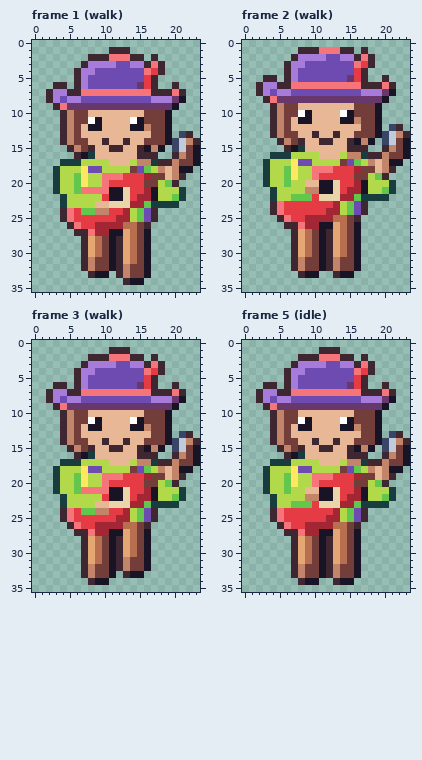
Pixel-art file, stored at art/hood-people/strolling-busker@50.aseprite. Above, as it was before the edit.
24x36 pixels, 12 frames. Shown: frame 1 (walk), frame 2 (walk), frame 3 (walk), frame 5 (idle). The commit also changed other frames, which this record leaves out.
The result:
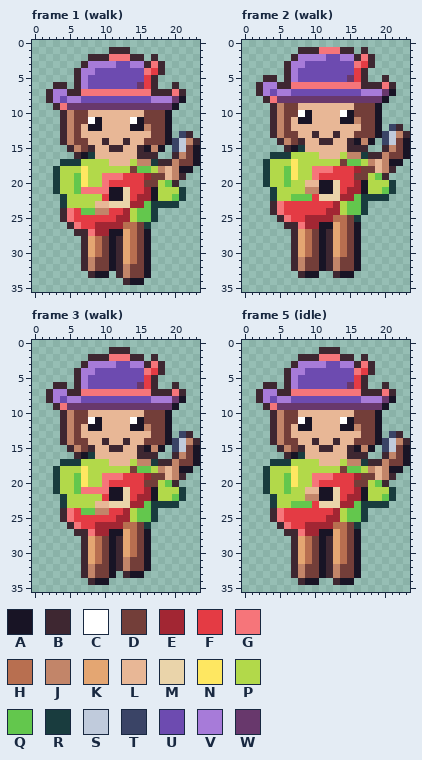
Palette (. is transparent): A #181425  B #3e2731  C #ffffff  D #733e39  E #a22633  F #e43b44  G #f6757a  H #b86f50  J #c28569  K #e4a672  L #e8b796  M #ead4aa  N #fee761  P #b2d94a  Q #63c74d  R #193c3e  S #c0cbdc  T #3a4466  U #6d4bb0  V #a77bd9  W #68386c
Changes in this commit:
--- frame 1 (walk)
@@ x 6..17 @@
 17 RPPPPLLLPJJR
-18 PNUUPPPPDUQP
+18 PNPPPPPPDQQP
 19 QNPPGGGFFFED
@@ x 14..19 @@
 23 EEQRRR
-24 PQUB..
-25 PQUB..
-26 HDB...
+24 PQQR..
+25 PQQR..
+26 HDR...
 27 HDA...
--- frame 2 (walk)
@@ x 6..17 @@
 16 RPPPPLLLPJJR
-17 PNUUPPPPDUQP
+17 PNPPPPPPDQQP
 18 QNPPGGGFFFED
@@ x 14..19 @@
 22 EEQRRR
-23 PQUB..
-24 PQUB..
-25 HDB...
+23 PQQR..
+24 PQQR..
+25 HDR...
 26 HDA...
--- frame 3 (walk): the same change as frame 1 (walk)
--- frame 5 (idle): the same change as frame 1 (walk)
